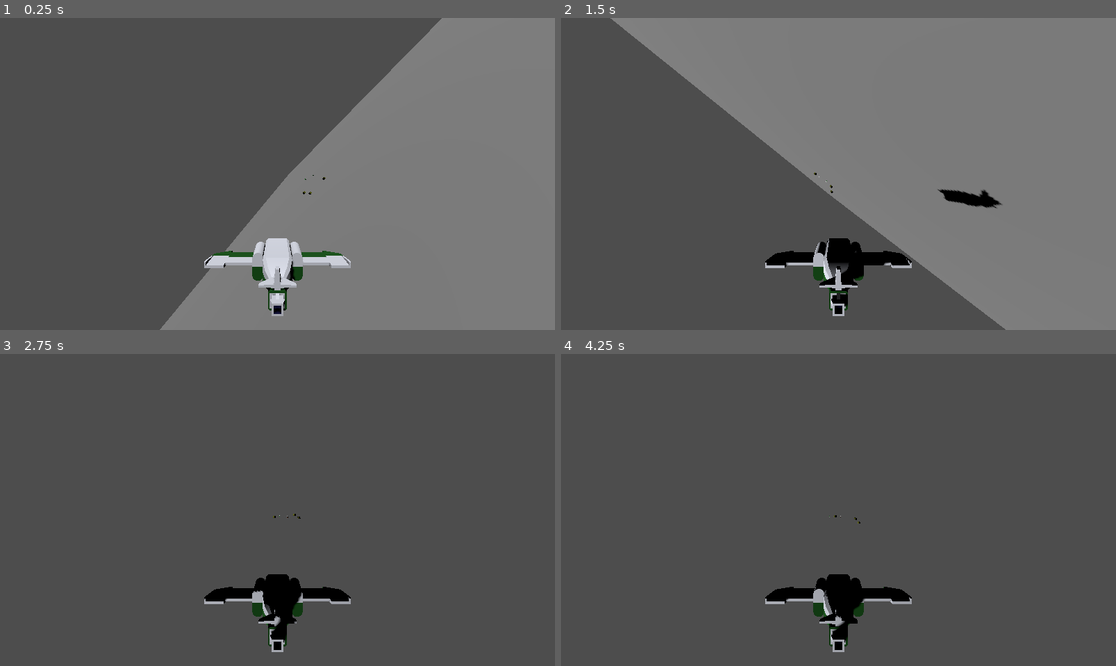
Above: before the commit, frames 1-4 (two rows, left to right).
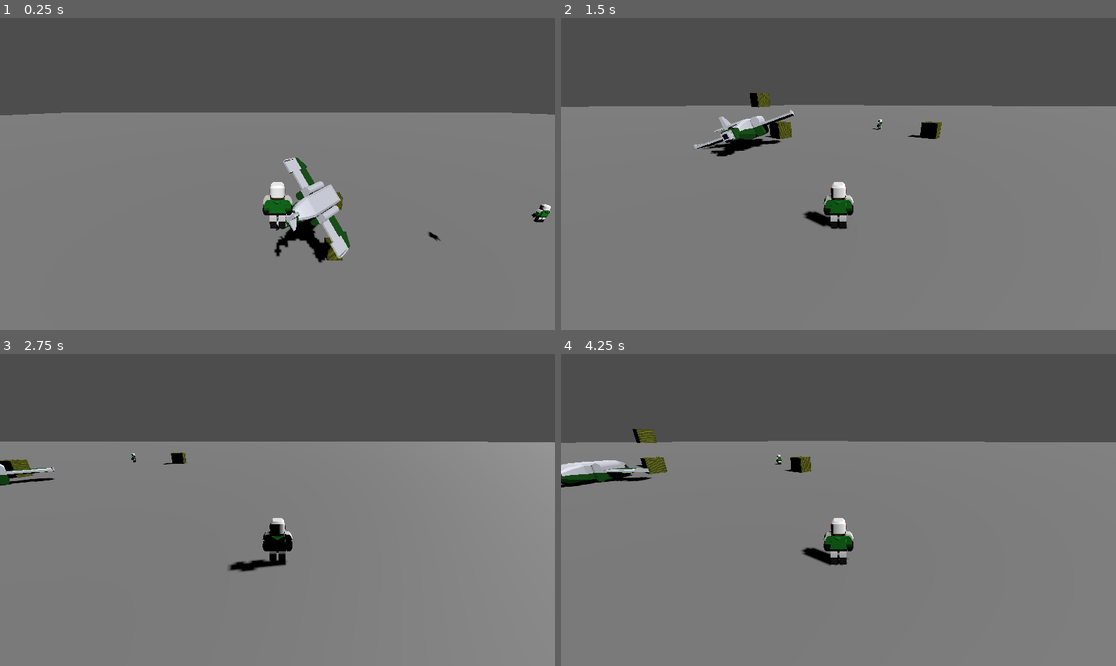
Above: after the commit, the same moments.

Repository: kevinlights/ChocoDriver
Game: Godot game, scene res://run/levels/infinite_level.tscn
The game is run twice, just before and just after one commit, with the same random seed, the same clock (stepped at 60 frames per second) and the same inputs.
Inputs:
- Up to frame 1 (0.25 s): no input
- Up to frame 2 (1.5 s): tap Enter (get_in, bound only after the commit) at 0.5, 1.35 s; hold Right (move_right) 0.53-1.28 s; hold Enter (get_in, bound only after the commit) 0.53-1.28 s; tap Space (main) at 0.6 s; hold Down (move_back) from 1.28 s (still down)
- Up to frame 3 (2.75 s): tap Space (main) at 1.55, 2.1 s; release Down (move_back) at 2.03 s; hold Right (move_right) from 2.03 s (still down); hold Enter (get_in, bound only after the commit) from 2.03 s (still down)
- Up to frame 4 (4.25 s): release Right (move_right) at 2.78 s; release Enter (get_in, bound only after the commit) at 2.78 s; hold Up (move_forward) 2.78-3.53 s; tap Enter (get_in, bound only after the commit) at 2.85 s; tap Space (main) at 3.05, 3.6 s; hold Left (move_left) from 3.53 s (still down); hold Enter (get_in, bound only after the commit) from 3.53 s (still down)

The runs differ from the first frame. In frame 1, 45% of the frame differs, in the area x 0-100%, y 0-100%; in frame 2, 63%; in frame 3, 72%; in frame 4, 72%, in the area x 0-100%, y 24-100%.

Commit message:
:tada: First implementation to get in a vehicle

Diff:
--- a/first3d/component/entity/plane/tiny_plane.gd
+++ b/first3d/component/entity/plane/tiny_plane.gd
@@ -11,6 +11,8 @@
 var target_rotation := Vector3.ZERO
 var target_thrust := Vector3.ZERO
 
+var _current_commander: LocalInput = null
+
 
 func trigger_thrust(activate: bool) -> void:
 	if activate:
@@ -22,6 +24,18 @@
 func trigger_direction(dir: Vector2) -> void:
 	target_torque = -dir.x * turn_to_torque
 	target_pitch = -dir.y * move_to_pitch
+
+
+## Make the vehicle responds to driver commands
+func drive_with(commander: LocalInput) -> void:
+	commander.dir_changed.connect(_on_dir_changed)
+	commander.main_action.connect(_on_main_action)
+	_current_commander = commander
+
+
+func get_out() -> void:
+	_current_commander.dir_changed.disconnect(_on_dir_changed)
+	_current_commander.main_action.disconnect(_on_main_action)
 
 
 func _physics_process(delta: float) -> void:
--- a/first3d/component/entity/plane/tiny_plane.tscn
+++ b/first3d/component/entity/plane/tiny_plane.tscn
@@ -13,9 +13,10 @@
 [sub_resource type="BoxShape3D" id="BoxShape3D_stelr"]
 size = Vector3(1, 0.39856, 3.06068)
 
-[node name="TinyPlane" type="RigidBody3D"]
+[node name="TinyPlane" type="RigidBody3D" groups=["vehicle"]]
 collision_layer = 8
 collision_mask = 3
+input_ray_pickable = false
 mass = 750.0
 script = ExtResource("1_q8t3a")
 
--- a/first3d/component/entity/walker/walker.gd
+++ b/first3d/component/entity/walker/walker.gd
@@ -1,19 +1,24 @@
 class_name Walker
 extends CharacterBody3D
 
-# How fast the player moves in meters per second.
+## How fast the player moves in meters per second.
 @export var speed = 14
-# Convert an axis from [-1, -1] to rad
+## Convert an axis from [-1, -1] to rad
 @export var turn_to_rad: float = 0.020
-# The downward acceleration when in the air, in meters per second squared.
+## The downward acceleration when in the air, in meters per second squared.
 @export var fall_acceleration = 75
-# Vertical impulse applied to the character upon jumping in meters per second.
+## Vertical impulse applied to the character upon jumping in meters per second.
 @export var jump_impulse = 20
 
 var target_velocity := Vector3.ZERO
 var target_rotation: float = 0.0
 
+var _vehicle: Node3D = null
 
+@onready var _vehicle_range: RayCast3D = $VehicleRange
+
+
+## Jump if is on floor
 func trigger_jump() -> void:
 	if is_on_floor():
 		target_velocity.y = jump_impulse
@@ -24,6 +29,11 @@
 	var ground_velocity: Vector2 = Vector2.UP.rotated(-global_rotation.y) * dir.y * speed
 	target_velocity.x = ground_velocity.x
 	target_velocity.z = ground_velocity.y
+
+
+## Return true if inside a vehicle
+func is_onboard() -> bool:
+	return _vehicle != null
 
 
 func _physics_process(delta: float) -> void:
@@ -45,3 +55,52 @@
 func _on_main_action(pressed: bool) -> void:
 	if pressed:
 		trigger_jump()
+
+
+func _on_get_in_action(commander: LocalInput) -> void:
+	if is_onboard():
+		_get_out_vehicle()
+	else:
+		_get_in_vehicle(commander)
+
+
+## Seek the first vehicle in front of the player
+## and get in to it
+## and take the wheel !
+func _get_in_vehicle(commander: LocalInput) -> void:
+	var closest_vehicle: Node3D = _get_closest_vehicle()
+
+	if closest_vehicle == null:
+		return # No vehicle to get inside
+
+	_vehicle = closest_vehicle
+	reparent(_vehicle)
+	add_collision_exception_with(_vehicle)
+	_vehicle.drive_with(commander)
+
+
+## Get out of the current vehicle
+func _get_out_vehicle() -> void:
+	_vehicle.get_out()
+	remove_collision_exception_with(_vehicle)
+	reparent(_vehicle.get_parent())
+	_vehicle = null
+	# Not implemented yet
+
+
+## Return closest vehicle within reach
+## or null if there are none
+func _get_closest_vehicle() -> Node3D:
+	_vehicle_range.force_raycast_update()
+
+	var object_within_range: Object = _vehicle_range.get_collider()
+
+	if object_within_range is Node3D:
+		var node_within_range: Node3D = object_within_range as Node3D
+
+		if node_within_range.is_in_group("vehicle"):
+			print("Get in ", node_within_range)
+			return node_within_range
+
+	print("No vehicle found")
+	return null
--- a/first3d/component/entity/walker/walker.tscn
+++ b/first3d/component/entity/walker/walker.tscn
@@ -16,3 +16,9 @@
 [node name="Shape" type="CollisionShape3D" parent="."]
 transform = Transform3D(1, 0, 0, 0, 1, 0, 0, 0, 1, 0, 0.4, 0)
 shape = SubResource("BoxShape3D_6q2sk")
+
+[node name="VehicleRange" type="RayCast3D" parent="."]
+transform = Transform3D(1, 0, 0, 0, 1, 0, 0, 0, 1, 0, -0.404422, 0)
+enabled = false
+target_position = Vector3(0, 1.5, -1.5)
+collision_mask = 8
--- a/first3d/flow/control/local_input/local_input.gd
+++ b/first3d/flow/control/local_input/local_input.gd
@@ -4,10 +4,13 @@
 
 signal dir_changed(new_dir: Vector2)
 signal main_action(pressed: bool)
+signal get_in_action(commander: LocalInput)
 
 func _unhandled_input(event: InputEvent) -> void:
 	if event.is_action("main"):
 		main_action.emit(event.is_pressed())
+	elif event.is_action_pressed("get_in"):
+		get_in_action.emit(self)
 	elif event.is_action("move_left") or event.is_action("move_right") or event.is_action("move_back") or event.is_action("move_forward"):
 		var dir: Vector2 = Input.get_vector("move_left", "move_right", "move_back", "move_forward")
 		dir_changed.emit(dir)
--- a/first3d/project.godot
+++ b/first3d/project.godot
@@ -47,6 +47,25 @@
 , Object(InputEventJoypadButton,"resource_local_to_scene":false,"resource_name":"","device":-1,"button_index":0,"pressure":0.0,"pressed":false,"script":null)
 ]
 }
+paint={
+"deadzone": 0.5,
+"events": [Object(InputEventMouseButton,"resource_local_to_scene":false,"resource_name":"","device":-1,"window_id":0,"alt_pressed":false,"shift_pressed":false,"ctrl_pressed":false,"meta_pressed":false,"button_mask":1,"position":Vector2(95, 20),"global_position":Vector2(99, 63),"factor":1.0,"button_index":1,"canceled":false,"pressed":true,"double_click":false,"script":null)
+, Object(InputEventKey,"resource_local_to_scene":false,"resource_name":"","device":-1,"window_id":0,"alt_pressed":false,"shift_pressed":false,"ctrl_pressed":false,"meta_pressed":false,"pressed":false,"keycode":0,"physical_keycode":69,"key_label":0,"unicode":46,"echo":false,"script":null)
+, Object(InputEventJoypadButton,"resource_local_to_scene":false,"resource_name":"","device":-1,"button_index":1,"pressure":0.0,"pressed":false,"script":null)
+]
+}
+get_in={
+"deadzone": 0.5,
+"events": [Object(InputEventKey,"resource_local_to_scene":false,"resource_name":"","device":-1,"window_id":0,"alt_pressed":false,"shift_pressed":false,"ctrl_pressed":false,"meta_pressed":false,"pressed":false,"keycode":0,"physical_keycode":4194309,"key_label":0,"unicode":0,"echo":false,"script":null)
+, Object(InputEventJoypadButton,"resource_local_to_scene":false,"resource_name":"","device":-1,"button_index":3,"pressure":0.0,"pressed":false,"script":null)
+]
+}
+secret={
+"deadzone": 0.5,
+"events": [Object(InputEventJoypadButton,"resource_local_to_scene":false,"resource_name":"","device":-1,"button_index":2,"pressure":0.0,"pressed":false,"script":null)
+, Object(InputEventKey,"resource_local_to_scene":false,"resource_name":"","device":-1,"window_id":0,"alt_pressed":false,"shift_pressed":false,"ctrl_pressed":false,"meta_pressed":false,"pressed":false,"keycode":0,"physical_keycode":81,"key_label":0,"unicode":59,"echo":false,"script":null)
+]
+}
 
 [layer_names]
 
--- a/first3d/run/levels/infinite_level.tscn
+++ b/first3d/run/levels/infinite_level.tscn
@@ -32,6 +32,7 @@
 
 [node name="CameraPlayer" type="Camera3D" parent="MainWalker"]
 transform = Transform3D(1, 0, 0, 0, 0.944949, 0.327218, 0, -0.327218, 0.944949, 0, 2.18524, 3.2779)
+current = true
 
 [node name="Control" parent="MainWalker" instance=ExtResource("2_0i5t8")]
 
@@ -52,13 +53,9 @@
 [node name="TinyPlane" parent="." instance=ExtResource("4_tbpfc")]
 transform = Transform3D(0.477312, 0.527326, -0.702923, -0.741391, 0.671074, 0, 0.471713, 0.521141, 0.711266, -76.6685, 15.7672, 53.8067)
 
-[node name="CameraPlane" type="Camera3D" parent="TinyPlane"]
-transform = Transform3D(1, 0, 0, 0, 1, 0, 0, 0, 1, 0, 3.81859, 8.36889)
-current = true
-
-[node name="Control" parent="TinyPlane" instance=ExtResource("2_0i5t8")]
+[node name="TinyPlane2" parent="." instance=ExtResource("4_tbpfc")]
+transform = Transform3D(0.477312, 0.527326, -0.702923, -0.741391, 0.671074, 0, 0.471713, 0.521141, 0.711266, -7.92225, 3.94108, -6.48481)
 
 [connection signal="dir_changed" from="MainWalker/Control" to="MainWalker" method="_on_dir_changed"]
+[connection signal="get_in_action" from="MainWalker/Control" to="MainWalker" method="_on_get_in_action"]
 [connection signal="main_action" from="MainWalker/Control" to="MainWalker" method="_on_main_action"]
-[connection signal="dir_changed" from="TinyPlane/Control" to="TinyPlane" method="_on_dir_changed"]
-[connection signal="main_action" from="TinyPlane/Control" to="TinyPlane" method="_on_main_action"]
